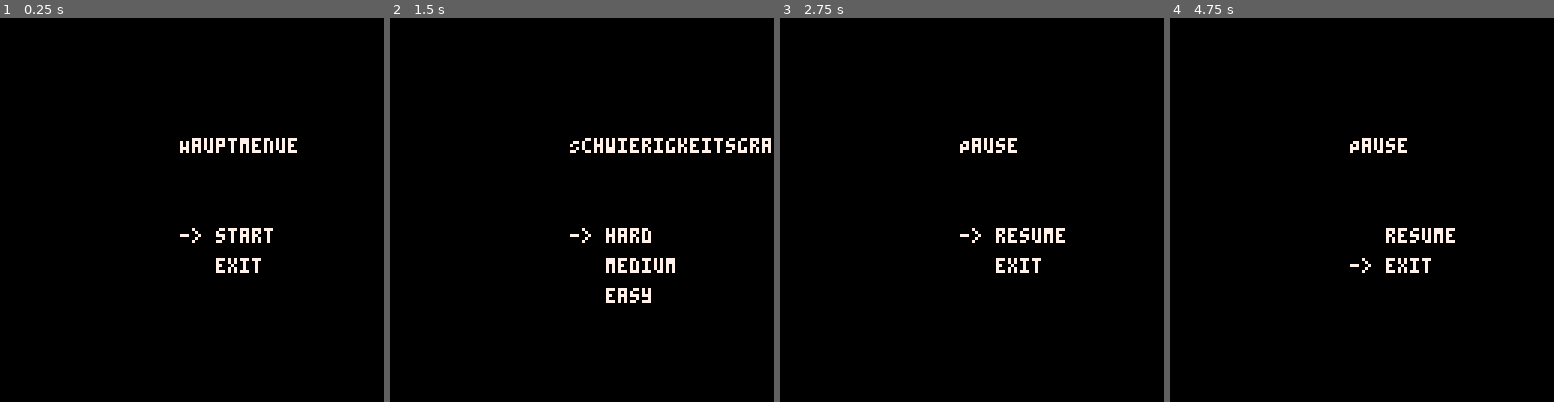
Above: before the commit, frames 1-4 (left to right).
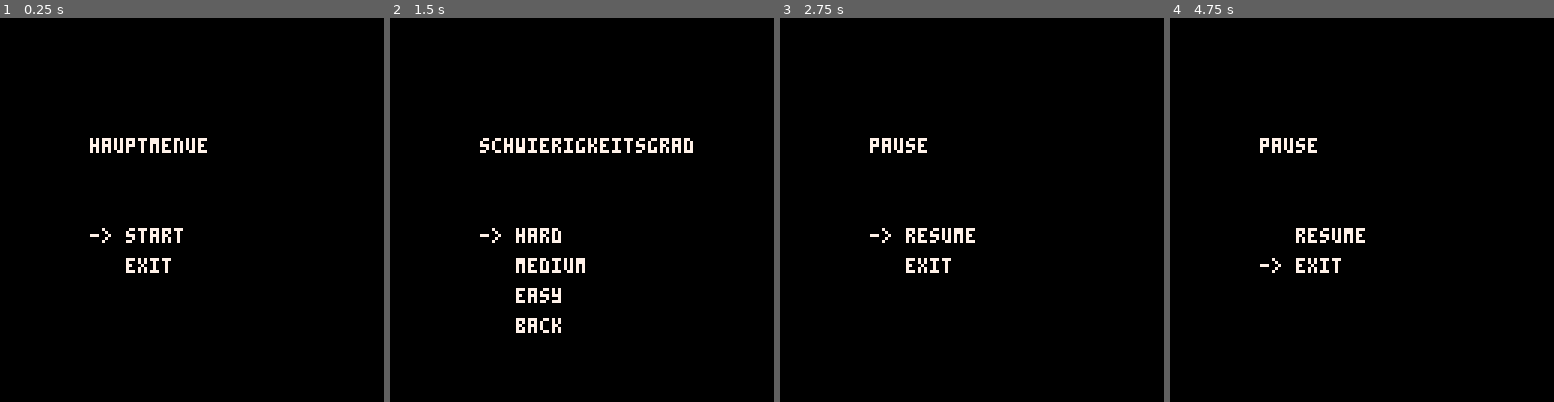
Above: after the commit, the same moments.

Repository: Chrisioo/GDD_Gruppe_1
Game: PICO-8 cartridge abschlussprojekt.p8
Same seed, same stepped clock (60 frames per second), same inputs: the game is played once before the commit and once after it.
Inputs:
- Up to frame 1 (0.25 s): no input
- Up to frame 2 (1.5 s): tap X (X key) at 1.07 s
- Up to frame 3 (2.75 s): hold Left 1.97-2.37 s; tap X (X key) at 2.07, 2.4, 2.73 s; hold Down from 2.42 s (still down)
- Up to frame 4 (4.75 s): release Down at 2.82 s; hold Right 2.87-3.53 s; tap X (X key) every 0.33 s from 3.07 to 4.73 s; hold Up 3.58-4.08 s; hold Right 4.13-4.53 s; hold Down from 4.58 s (still down)

The runs differ from the first frame. In frame 1, 2.1% of the frame differs, in the area x 23-78%, y 31-67%; in frame 2, 3.6%, in the area x 23-100%, y 31-83%; in frame 3, 1.8%; in frame 4, 1.9%.

Commit message:
Anpassungen

Diff:
--- a/abschlussprojekt.p8
+++ b/abschlussprojekt.p8
@@ -7,9 +7,10 @@
 ------------------------------------------
 menu_options = {"start", "exit"}
 pause_menu_options = {"resume", "exit"}
-difficulty_menu_options = {"hard", "medium", "easy"}
+difficulty_menu_options = {"hard", "medium", "easy", "back"}
 selected_option = 1
 current_state = "menu"
+timer = 0
 
 function _init()
     current_state = "menu"
@@ -50,15 +51,9 @@
 
 function handle_menu_input(menu_type)
     if btnp(2) then -- up
-        selected_option -= 1
-        if selected_option < 1 then
-            selected_option = #menu_type
-        end
+        selected_option = (selected_option - 2) % #menu_type + 1
     elseif btnp(3) then -- down
-        selected_option += 1
-        if selected_option > #menu_type then
-            selected_option = 1
-        end
+        selected_option = selected_option % #menu_type + 1
     elseif btnp(5) then -- enter
         if current_state == "menu" then
             if selected_option == 1 then
@@ -67,15 +62,11 @@
                 current_state = "exit"
             end
         elseif current_state == "difficulty_menu" then
-            if selected_option == 1 then
-                difficulty_state = "hard"
+            if selected_option <= 3 then
+                difficulty_state = menu_type[selected_option]
                 current_state = "game"
-            elseif selected_option == 2 then
-                difficulty_state = "medium"
-                current_state = "game"
-            elseif selected_option == 3 then
-                difficulty_state = "easy"
-                current_state = "game"
+            elseif selected_option == 4 then
+                current_state = "menu"
             end
         elseif current_state == "pause_menu" then
             if selected_option == 1 then
@@ -90,30 +81,30 @@
 function menu_loop(menu_type)
     for i, option in ipairs(menu_type) do
         if i == selected_option then
-            print("-> " .. option, 60, 60 + i * 10, 7)
+            print("-> " .. option, 30, 60 + i * 10, 7)
         else
-            print("   " .. option, 60, 60 + i * 10, 7)
+            print("   " .. option, 30, 60 + i * 10, 7)
         end
     end
 end
 
 function draw_menu()
-    print("Hauptmenue", 60, 40, 7)
+    print("hauptmenue", 30, 40, 7)
     menu_loop(menu_options)
 end
 
 function draw_difficulty_menu()
-    print("Schwierigkeitsgrad", 60, 40, 7)
+    print("schwierigkeitsgrad", 30, 40, 7)
     menu_loop(difficulty_menu_options)
 end
 
 function draw_pause_menu()
-    print("Pause", 60, 40, 7)
+    print("pause", 30, 40, 7)
     menu_loop(pause_menu_options)
 end
 
 function draw_exit_screen()
-    print("Auf Wiedersehen!", 60, 60, 7)
+    print("auf wiedersehen!", 30, 60, 7)
 end
 
 
@@ -145,6 +136,8 @@
     end
 
     spr(cheer_anim_frames)
+    line(0, 16, 128, 16, 7)
+    draw_timer()
     show_score()
     show_feedback()
 end
@@ -168,6 +161,7 @@
         spawn_timer = 0
     end
 
+    update_timer()
     update_sprite()
     check_input()
     update_cheerleader_animation()
@@ -175,8 +169,17 @@
 
 function spawn_sprite()
     local sprite_id = flr(rnd(4)) -- IDs 0 bis 3
-    local x = 64 -- feste X-Position
-    local y = -8 -- Start れもber dem Bildschirm
+    local x;
+    if sprite_id == 0 then
+        x = 22
+    elseif sprite_id == 1 then
+        x = 43
+    elseif sprite_id == 2 then
+        x = 64
+    elseif sprite_id == 3 then
+        x = 85
+    end
+    local y = 16 -- Start れもber dem Bildschirm
     add(sprites, {sprite_id = sprite_id, x = x, y = y})
     arrows_spawned += 1
 end
@@ -308,6 +311,14 @@
     print(s_y, w_x + w_slash, 0)
 end
 
+function draw_timer()
+    print("time: " ..flr(timer), 0, 8, 7)
+end
+
+function update_timer()
+    timer += 1/30
+end
+
 function show_feedback()
     -- text oben rechts in regenbogenfarben
     if feedback_msg == "" then
@@ -330,6 +341,10 @@
         print(sub(txt,i,i), x + (i-1)*4, y)
     end
 end
+
+------------------------------------------
+--           Sprites / Sounds           --
+------------------------------------------
 
 __gfx__
 00066000000060000006600000060000000000000000000000000000000000000000000000000000000000000000000000000000000000000000000000000000
